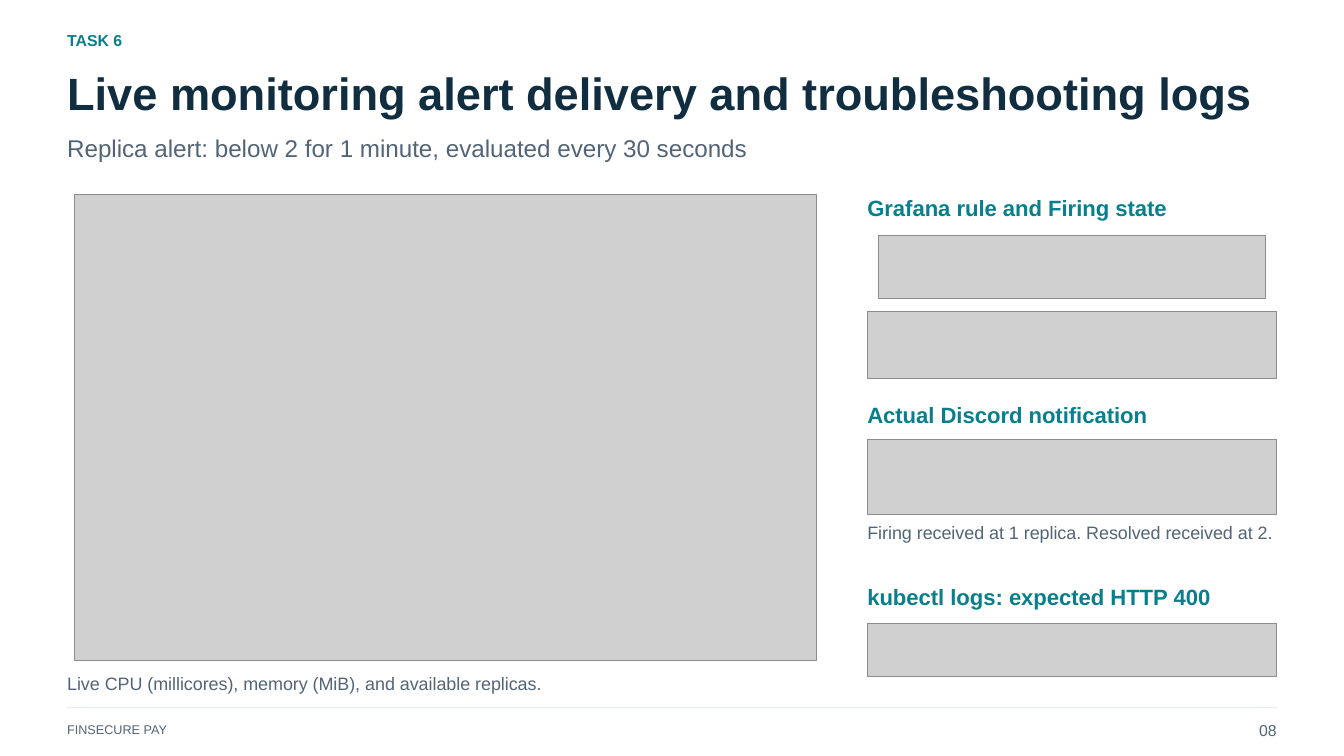
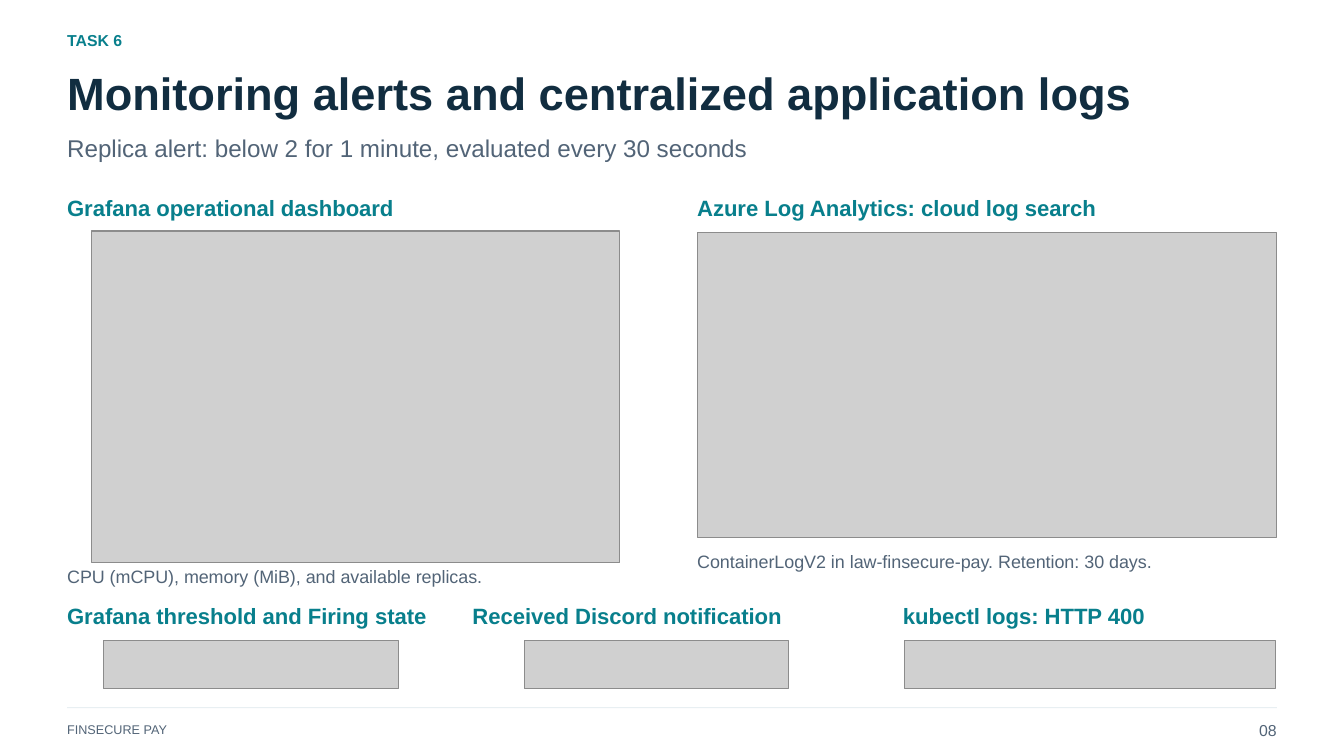
Before and after one commit to meiyun1995/capstone-finpay-cicd, a slide deck: slide 8 of presentation/finsecure-pay-capstone.pptx. Drawn at 1344x756 pixels with LibreOffice and Linux fonts; fonts in the diff are those of the drawing; grey boxes stand for pictures. Boxes give left, top, right and bottom in pixels: in the first picture for what was removed or moved away, otherwise in the second. Text is boxed around its words. In the diff, an @@ line names an element or a change of style, - is before the commit and + after.

Commit message:
Document Azure centralized logging and update submission evidence

```diff
--- a/presentation/finsecure-pay-capstone.pptx
+++ b/presentation/finsecure-pay-capstone.pptx
@@ text at [67, 77, 1131, 118]: text changed @@
-Live monitoring alert delivery and troubleshooting logs
+Monitoring alerts and centralized application logs
@@ text added at [67, 200, 393, 221], 15.8 pt, text #087F8C, bold @@
+Grafana operational dashboard
@@ text added at [697, 200, 1096, 221], 15.8 pt, text #087F8C, bold @@
+Azure Log Analytics: cloud log search
@@ picture: place and size @@
-picture at [75, 195, 817, 660]
+picture at [92, 231, 620, 563]
@@ picture added at [698, 232, 1277, 537] @@
@@ picture removed at [878, 235, 1265, 297] @@
@@ text removed at [867, 526, 1273, 543] @@
-Firing received at 1 replica. Resolved received at 2.
@@ text added at [697, 555, 1152, 572], 12.8 pt, text #526477 @@
+ContainerLogV2 in law-finsecure-pay. Retention: 30 days.
@@ text at [67, 570, 482, 587]: text changed @@
-Live CPU (millicores), memory (MiB), and available replicas.
+CPU (mCPU), memory (MiB), and available replicas.
@@ text at [67, 608, 426, 629]: text changed @@
-Grafana rule and Firing state
+Grafana threshold and Firing state
@@ text at [472, 608, 782, 625]: text changed @@
-Actual Discord notification
+Received Discord notification
@@ text at [903, 608, 1145, 629]: text changed @@
-kubectl logs: expected HTTP 400
+kubectl logs: HTTP 400
@@ picture: place and size @@
-picture at [867, 312, 1276, 378]
+picture at [103, 640, 398, 689]
@@ picture: place and size @@
-picture at [867, 440, 1276, 514]
+picture at [524, 640, 788, 689]
@@ picture: place and size @@
-picture at [867, 623, 1276, 677]
+picture at [904, 640, 1275, 689]
```
Also in this commit, not shown: 2 other slides changed, 14 other files.
